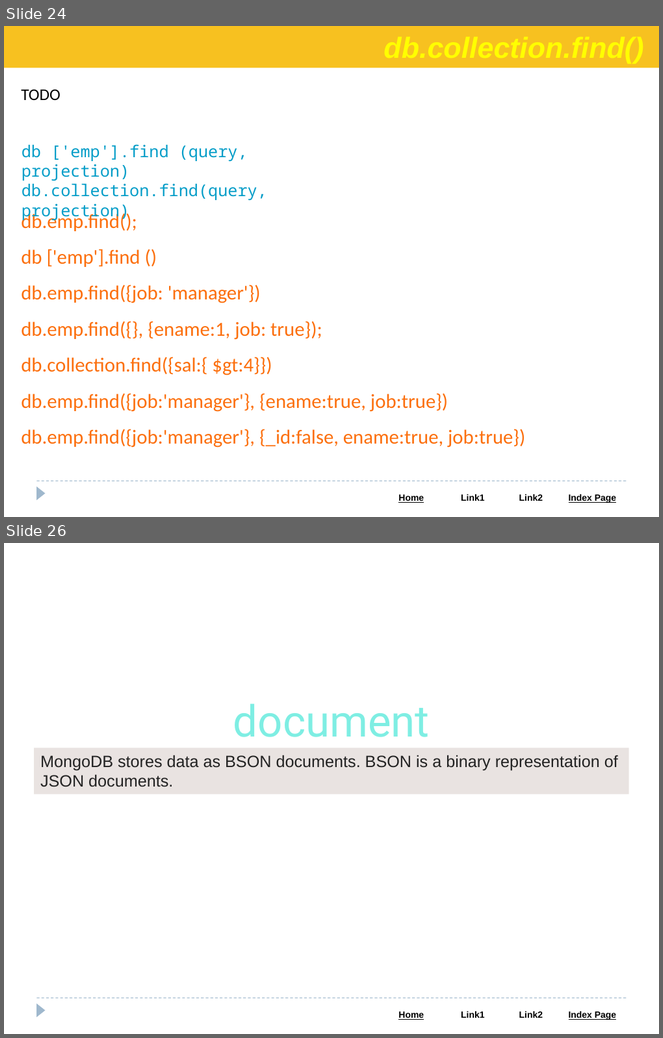
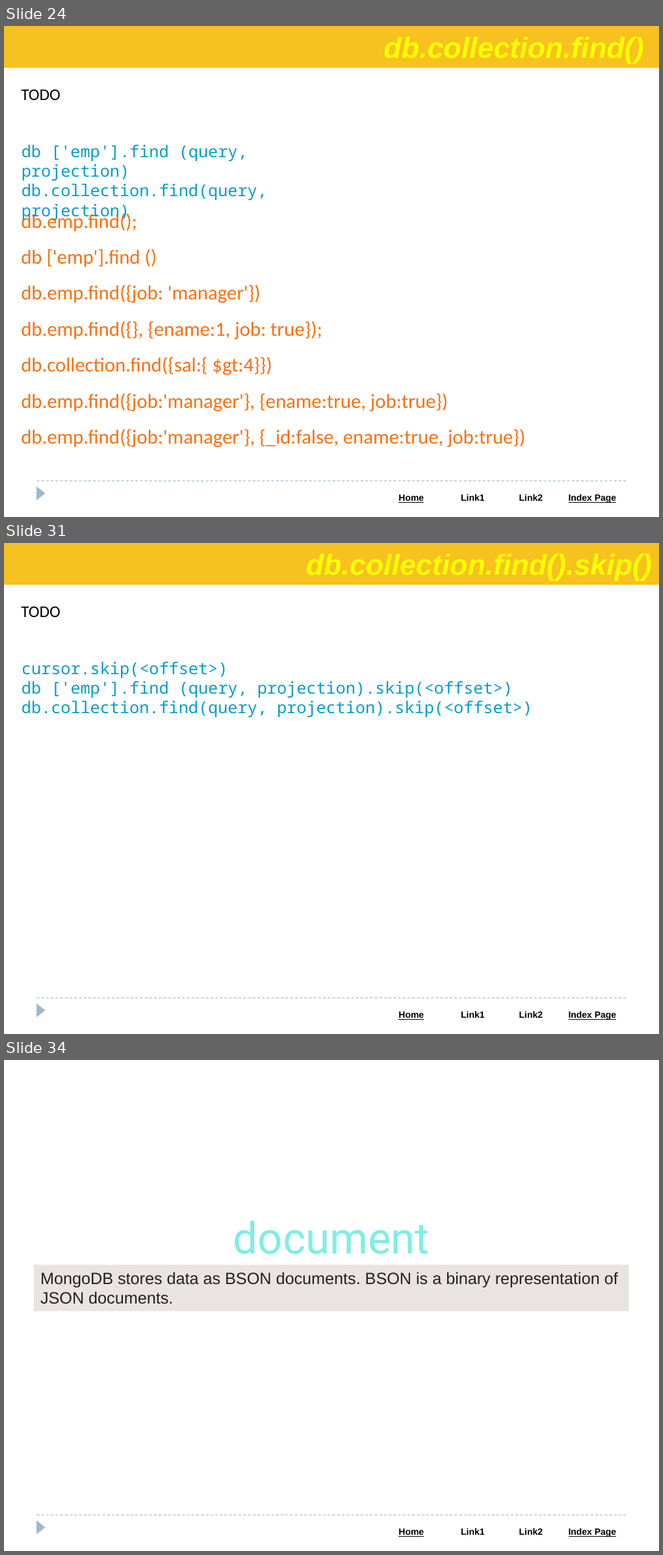
Before and after one commit to Saleel-Bagde/PPT-s, a slide deck: MongoDB.pptx. Shown one above the other, each under a label of ours: slides 24 and 26 before the commit, slides 24, 31 and 34 after it; the slides between them are not shown. The pictures are 663x1038 and 663x1555 pixels, drawn with LibreOffice and Linux fonts; fonts in the diff are those of the drawing. Boxes give left, top, right and bottom in pixels: in the first picture for what was removed or moved away, otherwise in the second. Text is boxed around its words. In the diff, an @@ line names an element or a change of style, - is before the commit and + after.

```diff
--- a/MongoDB.pptx
+++ b/MongoDB.pptx
@@ slide 31 added at bbox=[4, 543, 659, 1034], background #FFFFFF; not listed: 3 template elements that a slide beside it also shows @@
@@ rectangle added at bbox=[4, 543, 659, 585], fill #F7C120 @@
@@ text added at bbox=[21, 606, 60, 617], 18 pt, text #000000 @@
+TODO
@@ text added at bbox=[22, 661, 532, 717], 18 pt, text #049DC8 @@
+cursor.skip(<offset>)
+db ['emp'].find (query, projection).skip(<offset>)
+db.collection.find(query, projection).skip(<offset>)
@@ what was slide 26 is now slide 34 @@
```
Also in this commit, not shown: 2 slides changed, 7 other slides added.
